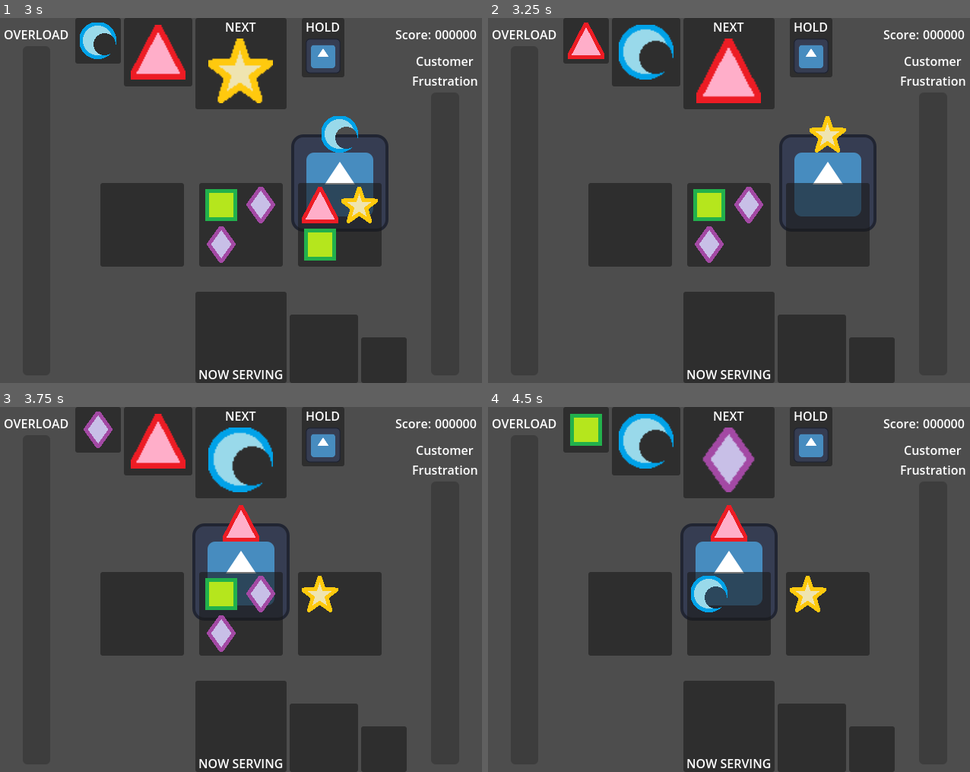
Above: before the commit, frames 1-4 (two rows, left to right).
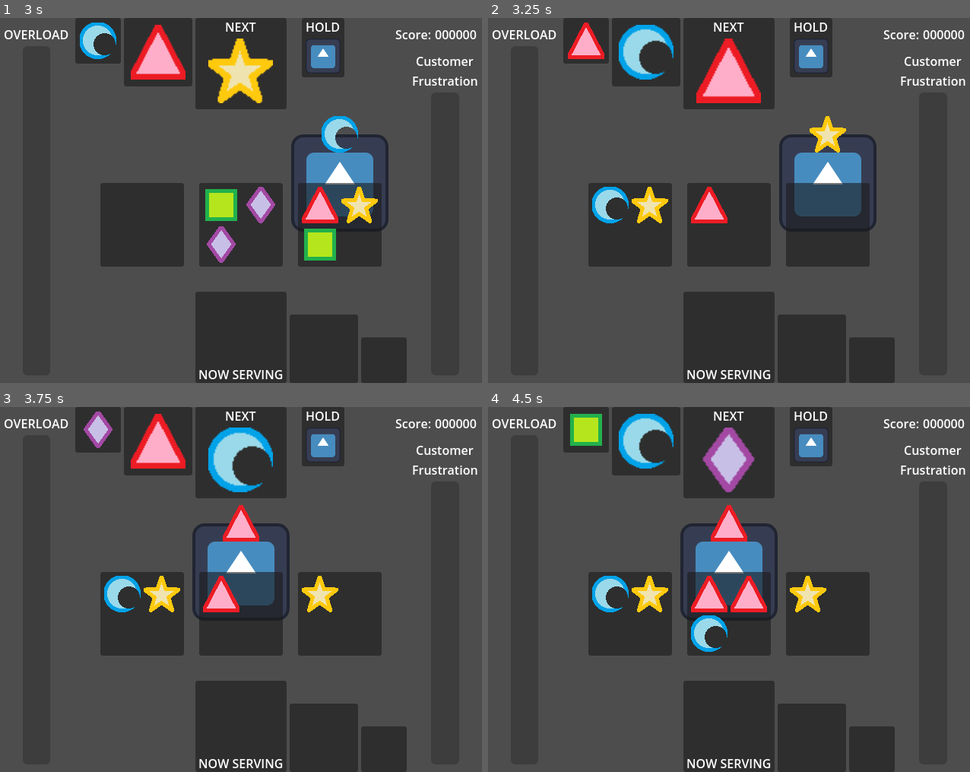
Above: after the commit, the same moments.

Repository: SamBumgardner/cure-all
Game: Godot game, scene res://src/gameplay/gameplay.tscn
Same seed, same stepped clock (60 frames per second), same inputs: the game is played once before the commit and once after it. The engine's default icon, where the game draws it, is replaced by a stand-in: a white triangle on a blue panel in a dark square.
Inputs:
- Up to frame 1 (3 s): tap Enter (ui_accept) at 0.5, 0.77, 1.25, 1.52, 2, 2.75 s; hold Right (ui_right) 0.53-1.28 s; hold Left (ui_left) 1.28-2.03 s; hold Right (ui_right) from 2.03 s (still down)
- Up to frame 2 (3.25 s): keep holding Right (ui_right); tap Enter (ui_accept) at 3.02 s
- Up to frame 3 (3.75 s): tap Enter (ui_accept) at 3.5 s; release Right (ui_right) at 3.53 s; hold Left (ui_left) from 3.53 s (still down)
- Up to frame 4 (4.5 s): keep holding Left (ui_left); tap Enter (ui_accept) at 3.77, 4.25 s

Frame 1 is identical in both runs. In frame 2, 2.1% of the frame differs, in the area x 21-58%, y 46-68%; in frame 3, 2.1%; in frame 4, 2.3%.

Commit message:
implement basic cauldron brew & chaining effects

Diff:
--- a/game/src/gameplay/gameplay.gd
+++ b/game/src/gameplay/gameplay.gd
@@ -19,6 +19,9 @@
         player.global_position = cauldron_anchors[current_player_cauldron_i].global_position
 
 func _ready() -> void:
+    for i in cauldrons.size():
+        cauldrons[i].potion_produced.connect(_on_cauldron_potion_produced.bind(i))
+
     await get_tree().process_frame
     cauldron_anchors = get_tree().get_nodes_in_group("brewer_anchors")
     cauldron_anchors.sort_custom(func(a, b): return a.global_position.x < b.global_position.x)
@@ -43,3 +46,28 @@
 func take_next_ingredient():
     held_ingredient_type = queue_helper.cycle_queue()
     hud.update_ingredient_queue(queue_helper.queued_ingredients)
+
+func _on_cauldron_potion_produced(
+    potion: Potion,
+    splash_left: Array[Ingredient.TYPES],
+    splash_right: Array[Ingredient.TYPES],
+    cauldron_index: int
+):
+    print_debug("we made a potion with level %s and types %s!" % [potion.level, potion.types])
+
+    var left_cauldron = _get_wrapped_cauldron(cauldron_index, -1)
+    for ingredient in splash_left:
+        left_cauldron.add_ingredient(ingredient)
+
+    var right_cauldron = _get_wrapped_cauldron(cauldron_index, 1)
+    for ingredient in splash_right:
+        right_cauldron.add_ingredient(ingredient)
+
+func _get_wrapped_cauldron(starting_cauldron_i: int, offset: int) -> Cauldron:
+    var new_cauldron_i: int = starting_cauldron_i + offset
+    if new_cauldron_i < 0:
+        new_cauldron_i += cauldrons.size()
+    else:
+        new_cauldron_i = new_cauldron_i % cauldrons.size()
+
+    return cauldrons[new_cauldron_i]
--- a/game/src/gameplay/ui/cauldron.gd
+++ b/game/src/gameplay/ui/cauldron.gd
@@ -54,8 +54,8 @@
                 else:
                     splash_right.push_back(i)
 
+    empty_cauldron()
     potion_produced.emit(potion, splash_left, splash_right)
-    empty_cauldron()
 
 func empty_cauldron() -> void:
     ingredient_types.clear()
